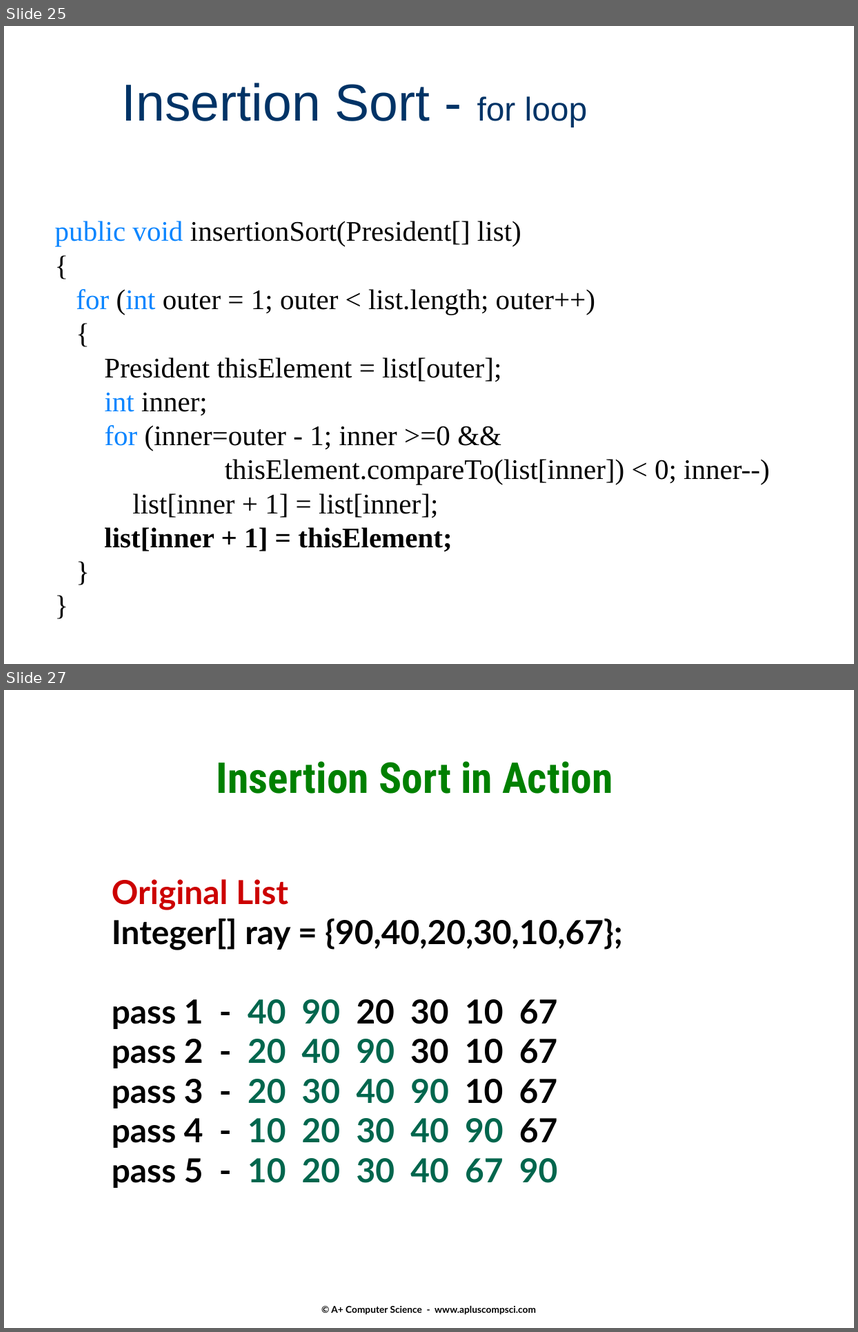
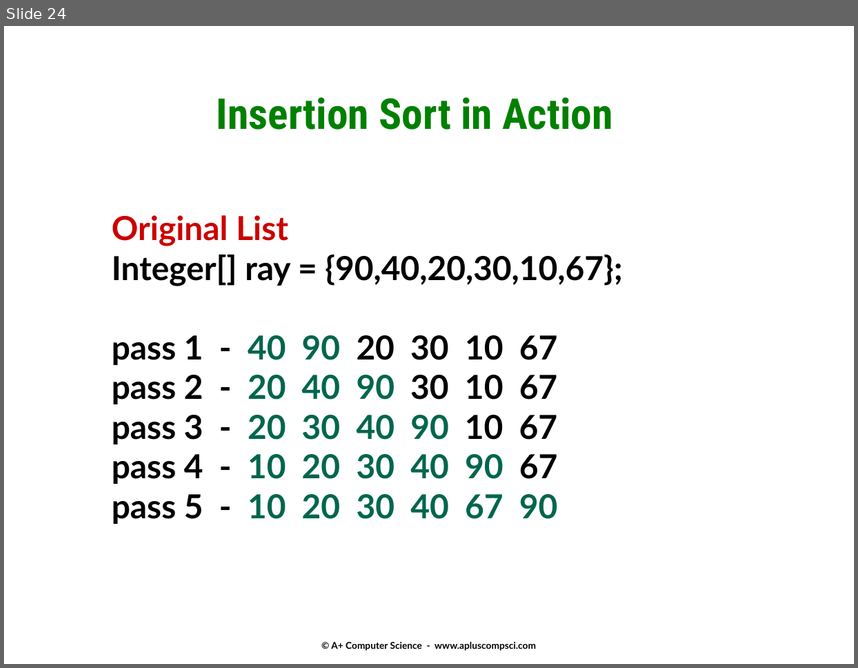
Before and after one commit to Cy-FairCS/cs3, a slide deck: u10b_sorts/notes/n2sorts.pptx. Shown one above the other, each under a label of ours: slides 25 and 27 before the commit, slide 24 after it; the slides between them are not shown. The pictures are 858x1332 and 858x668 pixels, drawn with LibreOffice and Linux fonts; fonts in the diff are those of the drawing. Boxes give left, top, right and bottom in pixels: in the first picture for what was removed or moved away, otherwise in the second. Text is boxed around its words. In the diff, an @@ line names an element or a change of style, - is before the commit and + after.

```diff
--- a/u10b_sorts/notes/n2sorts.pptx
+++ b/u10b_sorts/notes/n2sorts.pptx
@@ slide 25 removed at (x1=4, y1=26, x2=854, y2=664), background #FFFFFF @@
@@ title removed at (x1=121, y1=83, x2=588, y2=127) @@
-Insertion Sort - for loop
@@ text removed at (x1=55, y1=221, x2=770, y2=552) @@
-public void insertionSort(President[] list)
-{
-for (int outer = 1; outer < list.length; outer++)
-{
-President thisElement = list[outer];
-int inner;
-for (inner=outer - 1; inner >=0 &&
-thisElement.compareTo(list[inner]) < 0; inner--)
-list[inner + 1] = list[inner];
-list[inner + 1] = thisElement;
-}
-}
@@ what was slide 27 is now slide 24 @@
```
Also in this commit, not shown: 3 slides changed, 2 slides added, 1 other slide removed.
